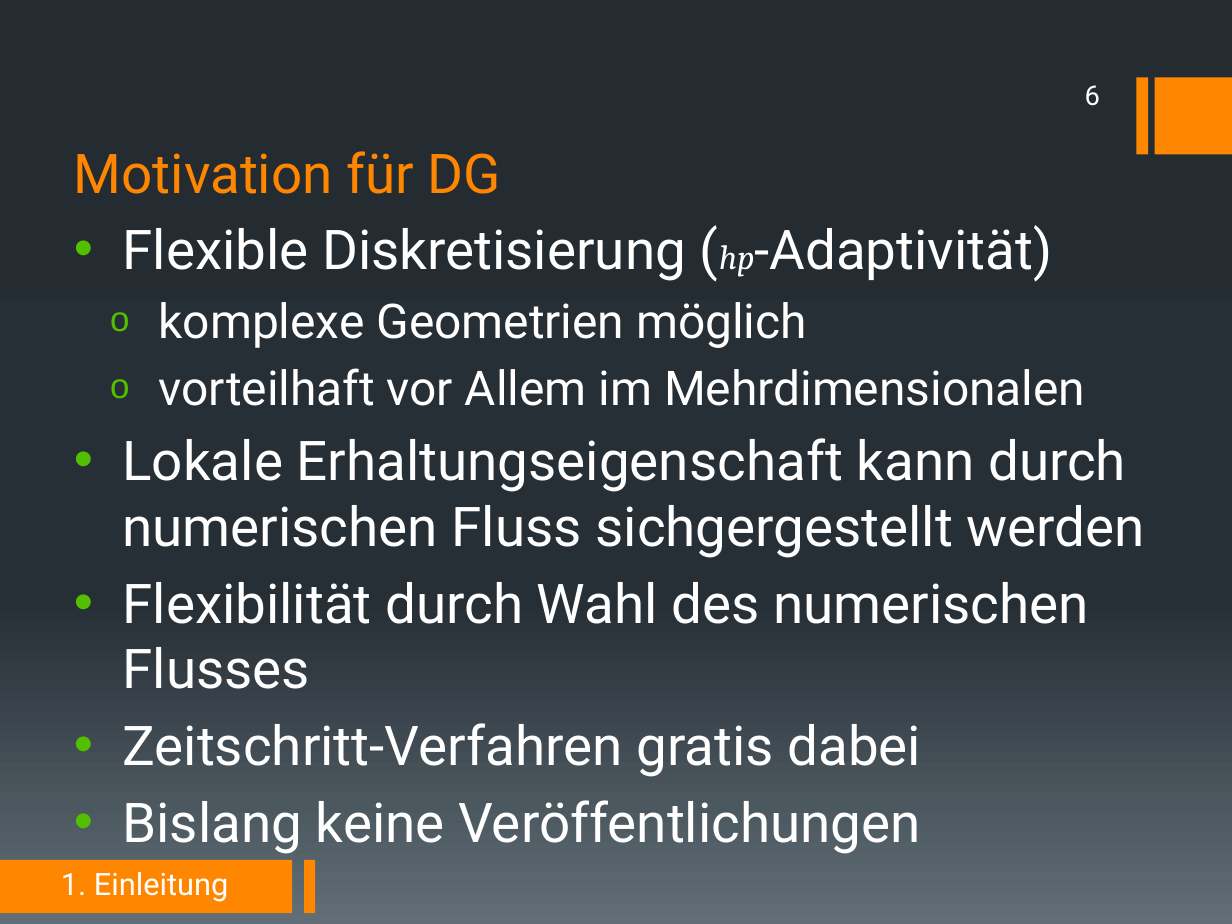
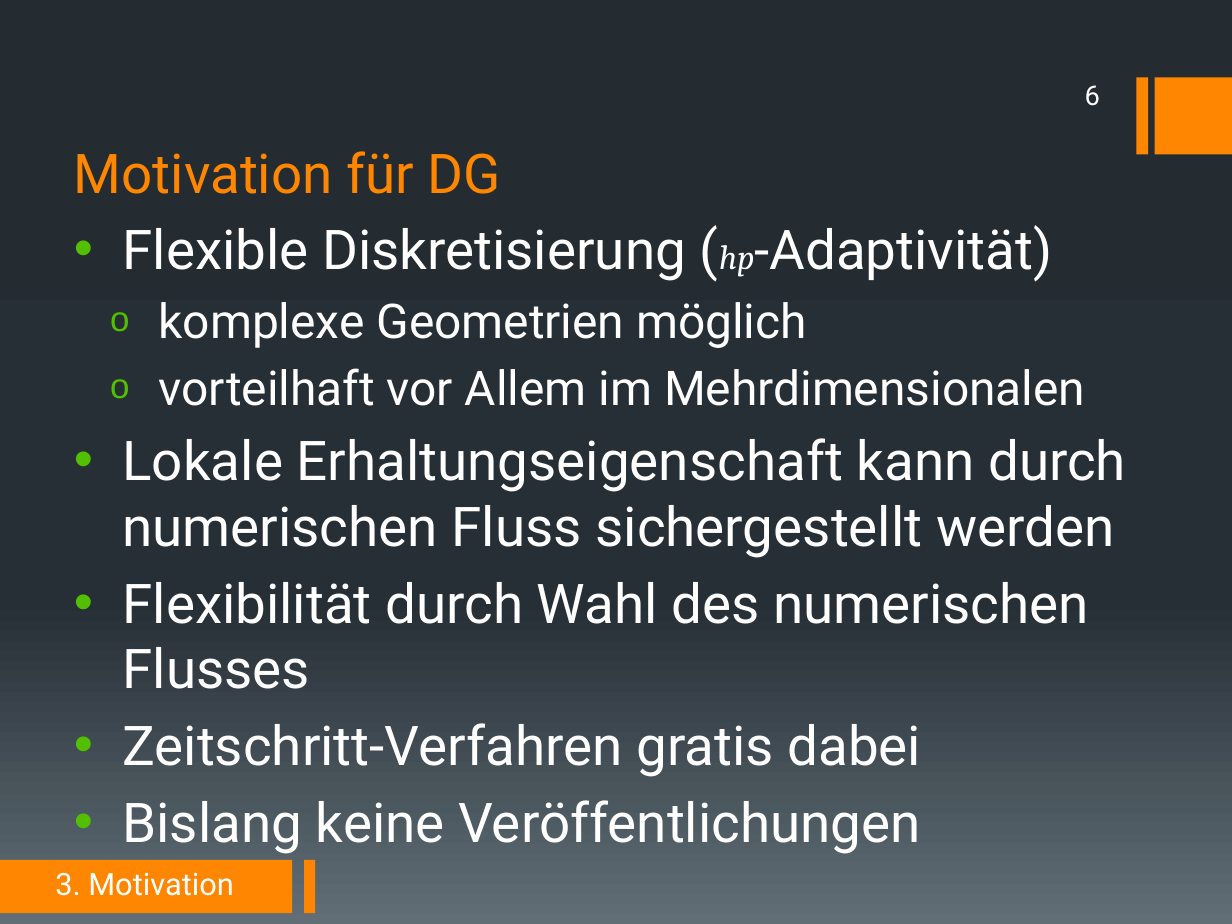
Before and after one commit to DerKleineGauss/Masterarbeit, a slide deck: slide 6 of Abschlussvortrag/Präsentation.pptx. Drawn at 1232x924 pixels with LibreOffice and Linux fonts; fonts in the diff are those of the drawing. Boxes give left, top, right and bottom in pixels: in the first picture for what was removed or moved away, otherwise in the second. Text is boxed around its words. In the diff, an @@ line names an element or a change of style, - is before the commit and + after.

```diff
--- a/Abschlussvortrag/Präsentation.pptx
+++ b/Abschlussvortrag/Präsentation.pptx
@@ text at [122,438,1126,558]: text changed @@
-• Lokale Erhaltungseigenschaft kann durch numerischen Fluss sichgergestellt werden
+• Lokale Erhaltungseigenschaft kann durch numerischen Fluss sichergestellt werden
@@ text at [55,872,234,896]: text changed @@
-1. Einleitung
+3. Motivation
```
Also in this commit, not shown: 6 other slides changed, 14 slides added, 7 slides removed.
